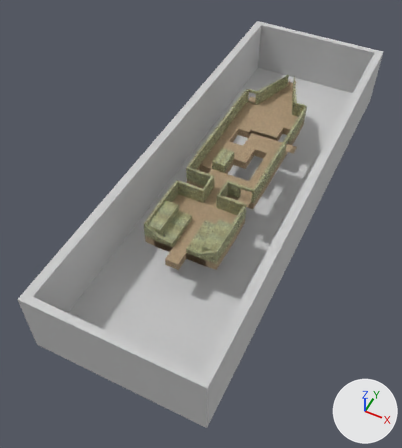
The FBX model induction/Game/Assets/modelData/StageMap/stage2.fbx as it was, and as the next commit left it.
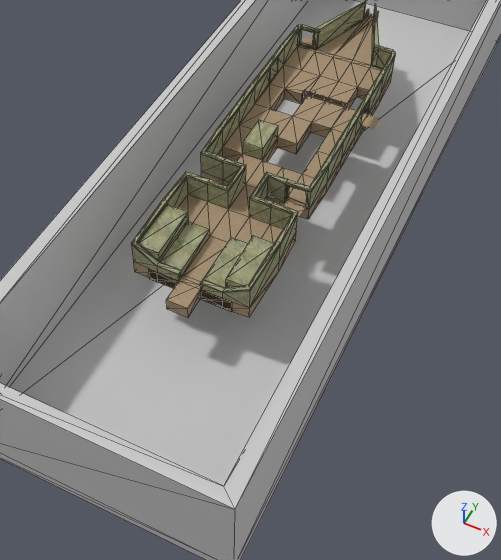
Old and new are each drawn whole from a camera (50 mm lens) standing at (245.0, -418.0, 599.0) and looking at (-27.0, 127.0, -81.0) and again close up on the part from 16% to 93% of the width and 16% to 94% of the height. The lights are fixed; the arrows at lower right show +X, +Y and +Z. The close-ups show mesh edges as thin lines. Where no turn or scale is listed for an object, it has been applied to the vertices. Vertices at the same position are counted once.
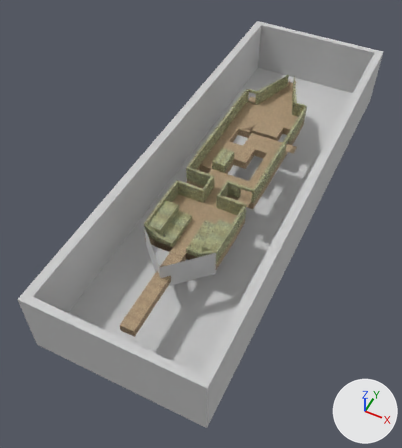
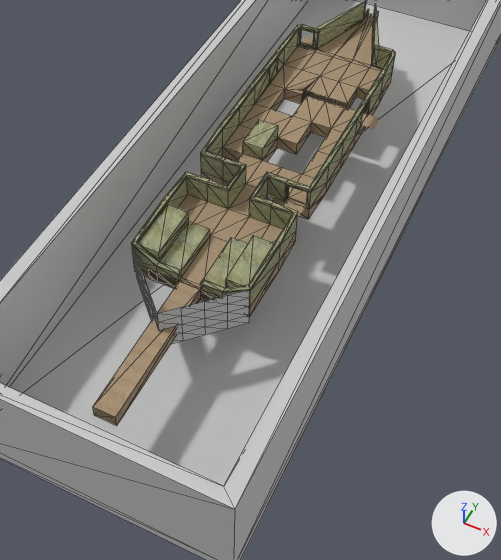
What differs and where, as boxes [x1, y1, x2, y2] in the close-ups (501 x 560 px):
'Box003', moved, rescaled (200% wider, 235% taller): before [166, 275, 201, 317]; after [93, 282, 200, 425]
'Plane004', added: after [157, 290, 249, 344]
'Plane005', added: after [133, 248, 158, 328]
part 1 of me_mesh_001, added: after [285, 76, 347, 108]

Edits to the bpy script that builds the scene:
```text
Add mat_09___default:
    mat_09___default = principled_material('09 - Default')
    mat_09___default.base_color = (0.588, 0.588, 0.588)  # light grey #cacaca
    mat_09___default.roughness = 0.859
Change me_mesh_001:
    used by ob_box002; location = (0.0, 132.0, -14.0)
    remove me_mesh_001.from_pydata(...)  # 496 vertices, 972 faces; spans x -59.0..58.0, y -127.0..322.0, z 0.0..38.0
    add me_mesh_001.from_pydata(...)  # 558 vertices, 1080 faces; spans x -59.0..58.0, y -127.0..322.0, z 0.0..38.0
    me_mesh_001 part 1: 62 vertices added at x -18.0..32.0, y 153.0..161.0, z 2.0..13.0
Add me_mesh_006:
    me_mesh_006.from_pydata(...)  # 25 vertices, 32 faces; spans x -27.9..27.9, y -27.9..27.9, z -23.1..23.1
    me_mesh_006.materials.append(mat_09___default)  # light grey #cacaca
Add me_mesh_007:
    me_mesh_007.from_pydata(...)  # 25 vertices, 32 faces; spans x -27.9..27.9, y -27.9..27.9, z -23.1..23.1
    me_mesh_007.materials.append(mat_09___default)  # light grey #cacaca
Change ob_box003:
    ob_box003.location: (0.0, -2.0, -13.0) -> (0.0, -63.0, -13.0)
    ob_box003.scale: (0.0213, 0.0762, 0.0149) -> (0.0213, 0.353, 0.0149)
Add ob_plane004:
    ob_plane004 = bpy.data.objects.new('Plane004', me_mesh_006)
    ob_plane004.location = (28.0, -20.0, 0.0)
Add ob_plane005:
    ob_plane005 = bpy.data.objects.new('Plane005', me_mesh_007)
    ob_plane005.location = (-28.0, -20.0, 0.0)
```
